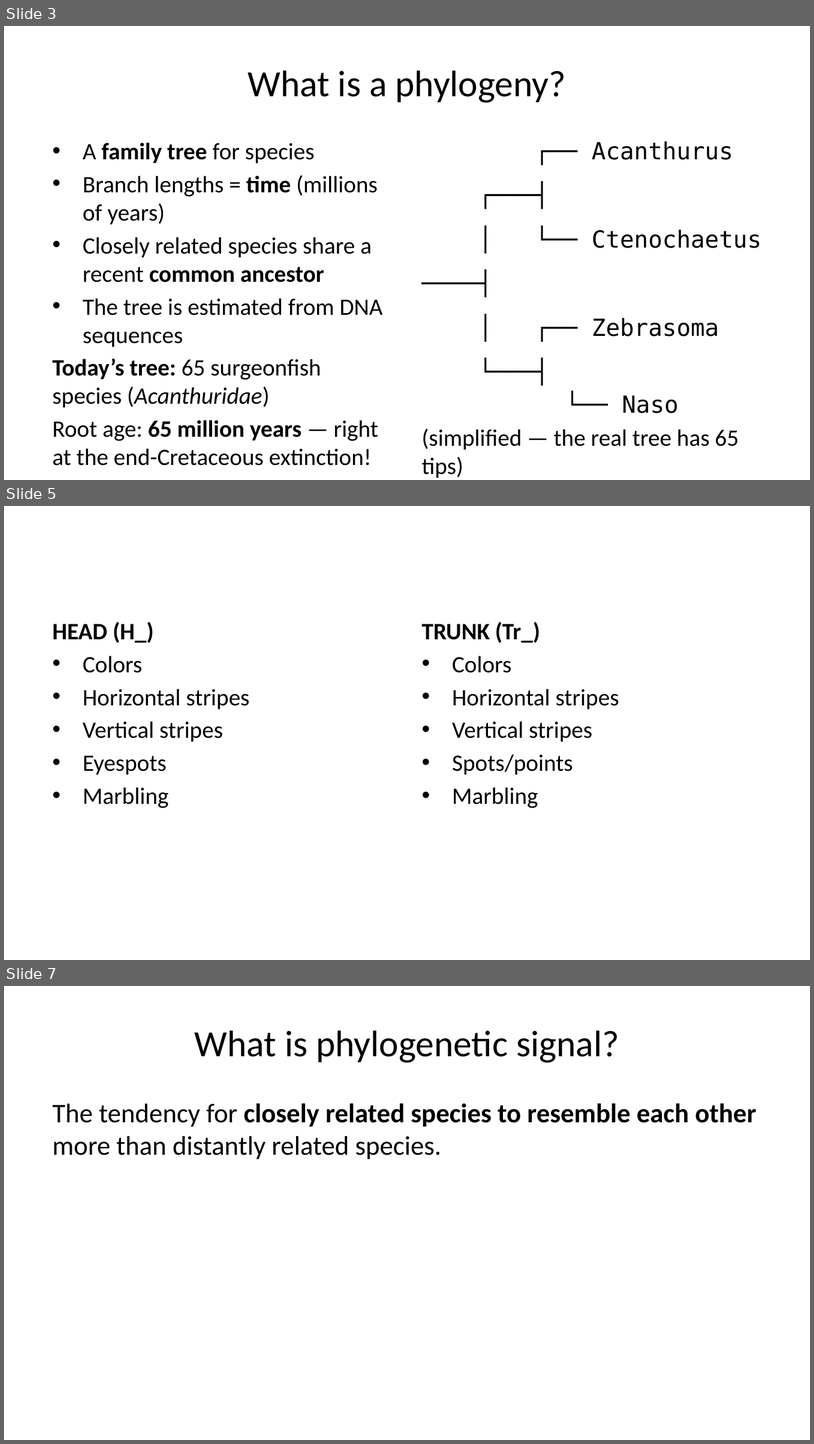
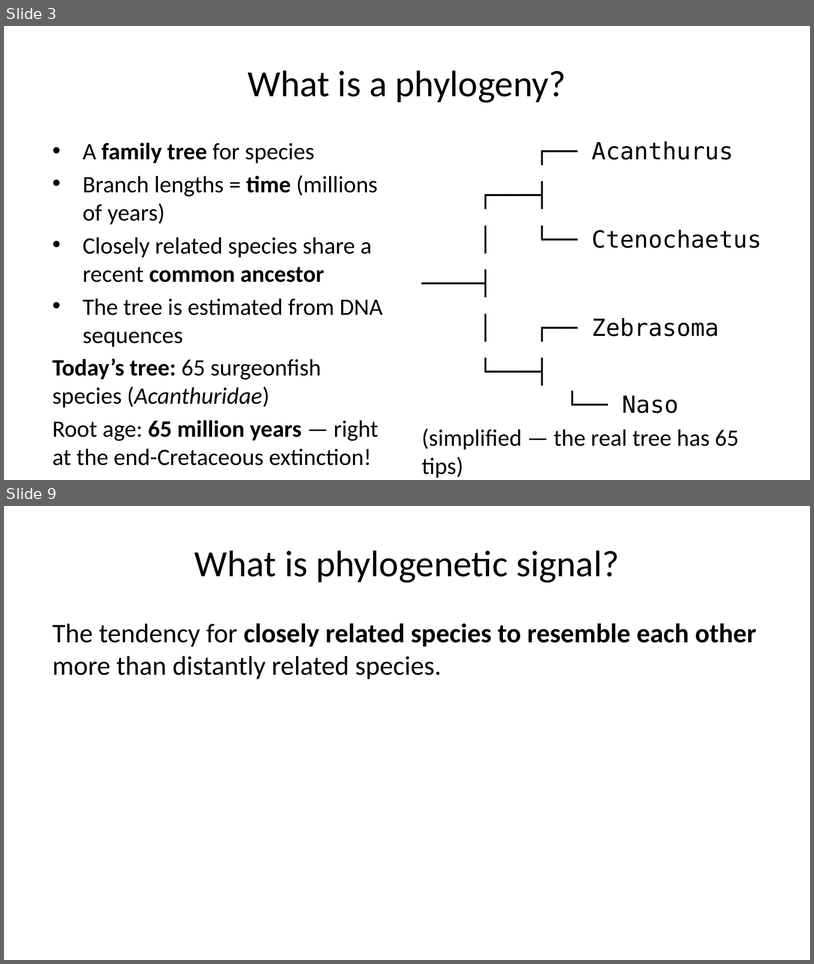
Before and after one commit to michaelalfaro/eeb187-demos, a slide deck: slides/demo7-intro-slides.pptx. Shown one above the other, each under a label of ours: slides 3, 5 and 7 before the commit, slides 3 and 9 after it; the slides between them are not shown. The pictures are 814x1444 and 814x964 pixels, drawn with LibreOffice and Linux fonts; fonts in the diff are those of the drawing. Boxes give left, top, right and bottom in pixels: in the first picture for what was removed or moved away, otherwise in the second. Text is boxed around its words. In the diff, an @@ line names an element or a change of style, - is before the commit and + after.

```diff
--- a/slides/demo7-intro-slides.pptx
+++ b/slides/demo7-intro-slides.pptx
@@ slide 5 removed at [4, 506, 810, 960], background #FFFFFF @@
@@ text removed at [53, 622, 250, 808] @@
-HEAD (H_)
-• Colors
-• Horizontal stripes
-• Vertical stripes
-• Eyespots
-• Marbling
@@ text removed at [422, 622, 620, 808] @@
-TRUNK (Tr_)
-• Colors
-• Horizontal stripes
-• Vertical stripes
-• Spots/points
-• Marbling
@@ what was slide 7 is now slide 9 @@
```
Also in this commit, not shown: 5 slides added, 2 other slides removed, 29 other files.
